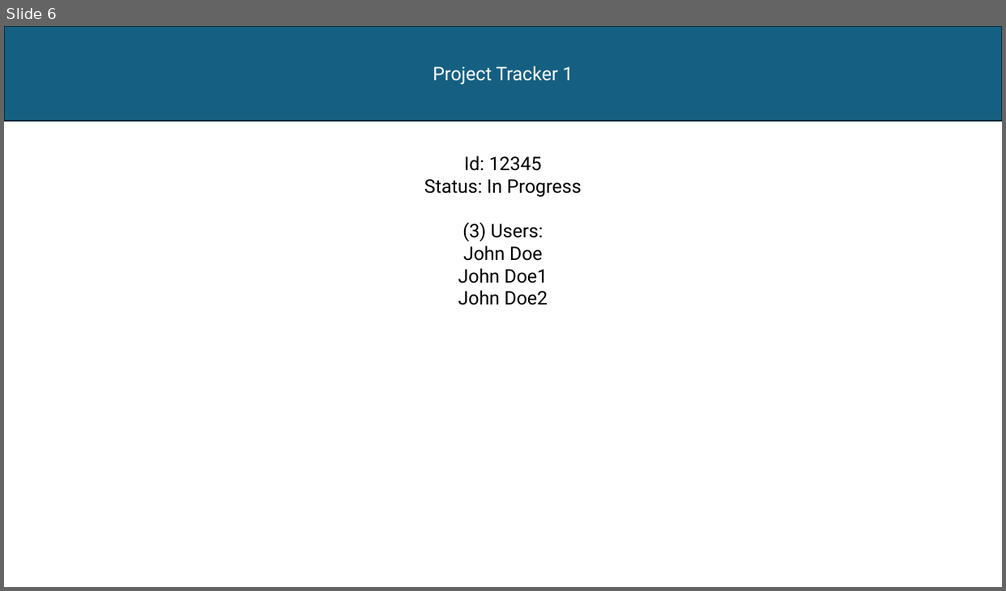
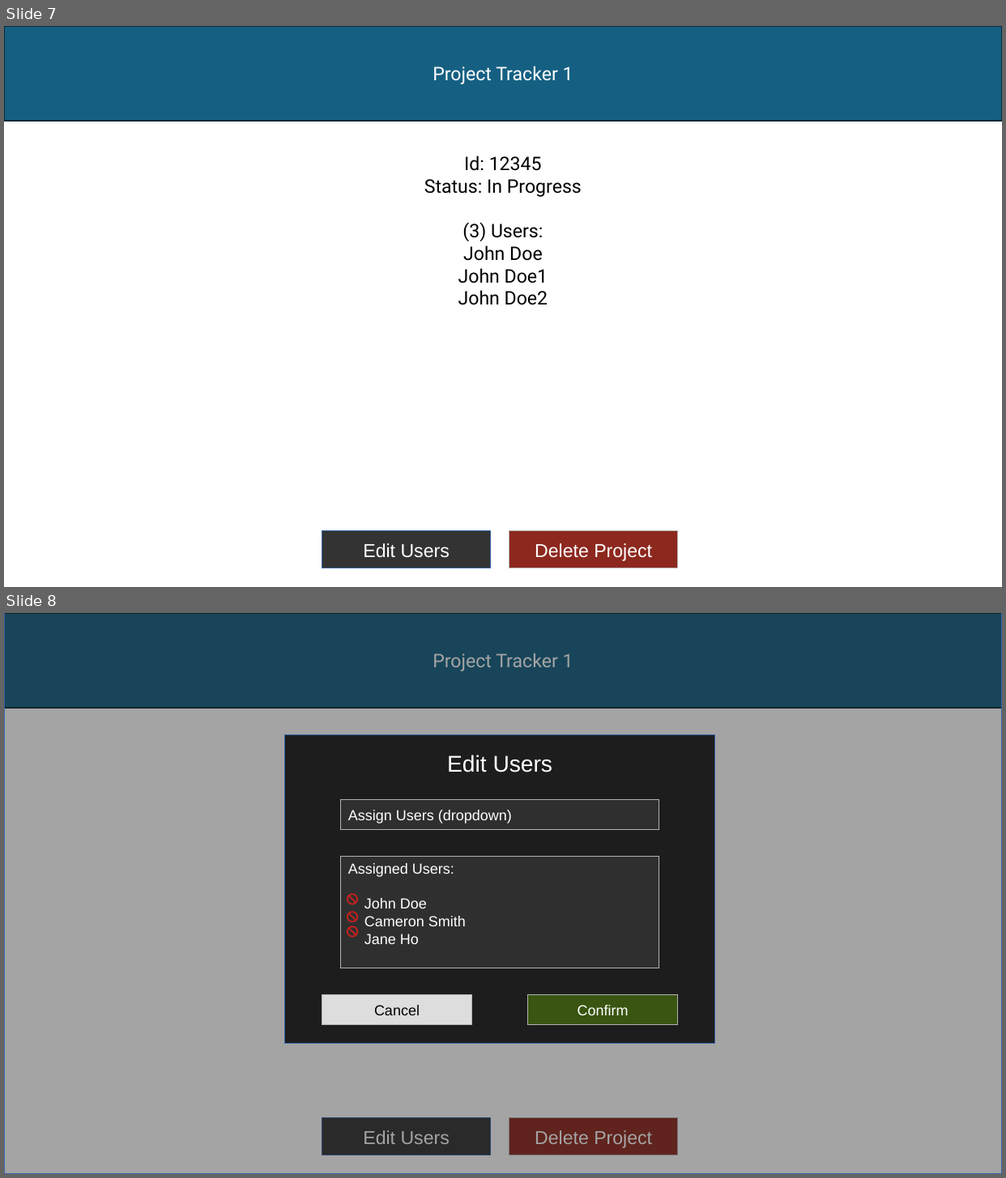
Before and after one commit to thebrownproject/civ-svelte-practice-app, a slide deck: Project Tracker WireFrame.pptx. Shown one above the other, each under a label of ours: slide 6 before the commit, slides 7 and 8 after it. The pictures are 1006x591 and 1006x1178 pixels, drawn with LibreOffice and Linux fonts; fonts in the diff are those of the drawing. Boxes give left, top, right and bottom in pixels: in the first picture for what was removed or moved away, otherwise in the second. Text is boxed around its words. In the diff, an @@ line names an element or a change of style, - is before the commit and + after.

Commit message:
Added project CRUD UI to powerpoint

```diff
--- a/Project Tracker WireFrame.pptx
+++ b/Project Tracker WireFrame.pptx
@@ slide 8 added at box(4, 613, 1002, 1174), background #FFFFFF @@
@@ rectangle added at box(4, 613, 1002, 707), fill #156082, outline #092A38 1.5 pt, 18 pt, text #FFFFFF @@
+Project Tracker 1
@@ rectangle added at box(4, 613, 1002, 1174), fill #1D1D1D at 40% opacity, outline #3465A4 0 pt @@
@@ rectangle added at box(285, 735, 715, 1043), fill #1D1D1D, outline #3465A4 0 pt @@
@@ text added at box(424, 755, 582, 857), 18 pt, text #000000 @@
+Id: 12345
+Status: In Progress
+(3) Users:
+John Doe
+John Doe1
+John Doe2
@@ text added at box(447, 755, 553, 773), 22 pt, text #FFFFFF @@
+Edit Users
@@ rectangle added at box(341, 800, 659, 829), fill #2F2F2F, outline #B2B2B2 0 pt, 14 pt, text #FFFFFF @@
+Assign Users (dropdown)
@@ rectangle added at box(341, 856, 659, 969), fill #2F2F2F, outline #B2B2B2 0 pt, 14 pt, text #FFFFFF @@
+Assigned Users:
+John Doe
+Cameron Smith
+Jane Ho
@@ freeform shape added at box(347, 894, 358, 905), fill #C9211E @@
@@ freeform shape added at box(347, 912, 358, 923), fill #C9211E @@
@@ freeform shape added at box(347, 926, 358, 937), fill #C9211E @@
@@ rectangle added at box(322, 995, 472, 1024), fill #DDDDDD, outline #B2B2B2 0 pt, 14 pt, text #000000 @@
+Cancel
@@ rectangle added at box(528, 995, 678, 1024), fill #395511, outline #B2B2B2 0 pt, 14 pt, text #FFFFFF @@
+Confirm
@@ rectangle added at box(322, 1118, 491, 1156), fill #333333, outline #3465A4 0 pt, 18 pt, text #FFFFFF @@
+Edit Users
@@ rectangle added at box(509, 1118, 678, 1156), fill #8D281E, outline #B2B2B2 0 pt, 18 pt, text #FFFFFF @@
+Delete Project
@@ what was slide 6 is now slide 7 @@
@@ slide 7 changed as well @@
@@ rectangle added at box(322, 531, 491, 569), fill #333333, outline #3465A4 0 pt, 18 pt, text #FFFFFF @@
+Edit Users
@@ rectangle added at box(509, 531, 678, 569), fill #8D281E, outline #B2B2B2 0 pt, 18 pt, text #FFFFFF @@
+Delete Project
```
Also in this commit, not shown: 7 other slides changed, 2 other slides added.
